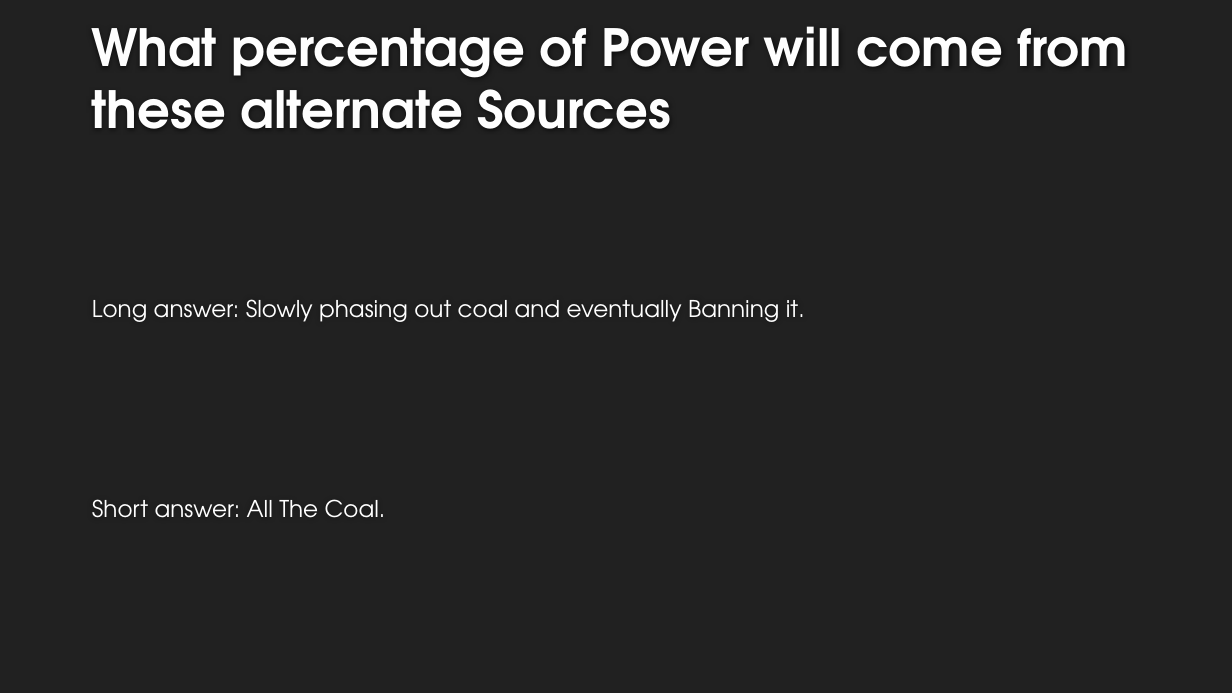
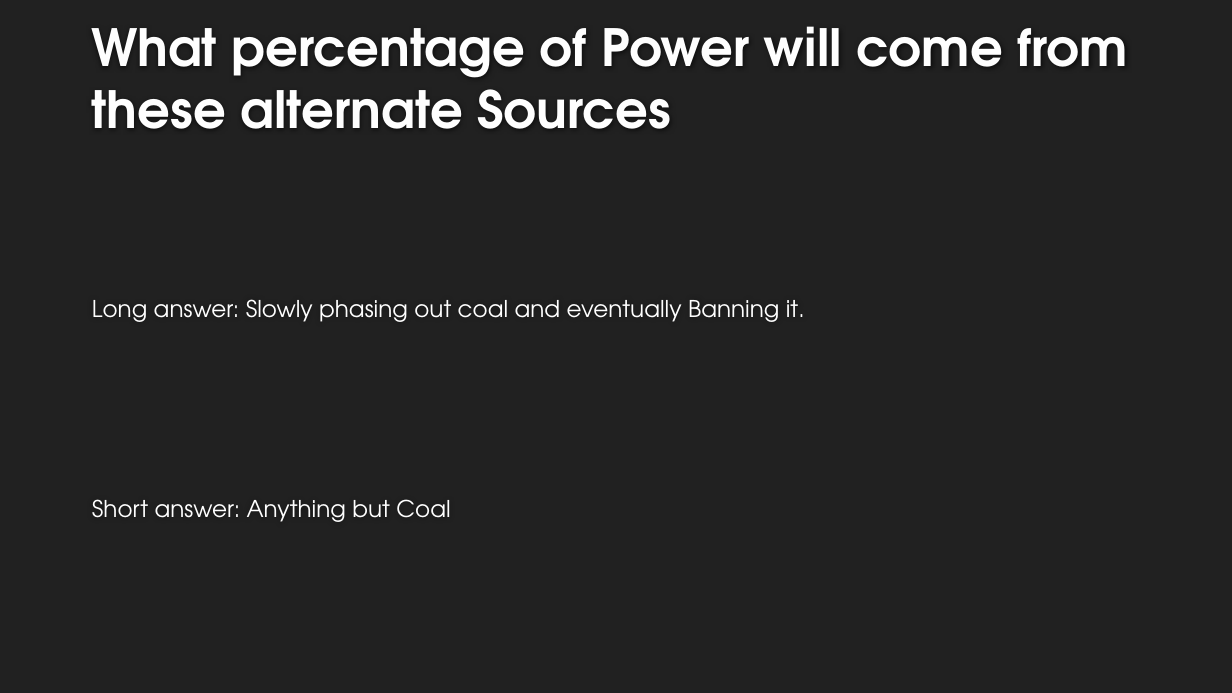
Before and after one commit to ScienceAssignment/ScienceAssignment.github.io, a slide deck: slide 6 of PowerPoint/BackgroundPowerPoint.pptx. Drawn at 1232x693 pixels with LibreOffice and Linux fonts; fonts in the diff are those of the drawing; background and template pictures are left out. Boxes give left, top, right and bottom in pixels: in the first picture for what was removed or moved away, otherwise in the second. Text is boxed around its words. In the diff, an @@ line names an element or a change of style, - is before the commit and + after.

```diff
--- a/PowerPoint/BackgroundPowerPoint.pptx
+++ b/PowerPoint/BackgroundPowerPoint.pptx
@@ text at (x1=92, y1=499, x2=450, y2=522): text changed @@
-Short answer: All The Coal.
+Short answer: Anything but Coal
```
Also in this commit, not shown: 5 slides added, 1 other file.
